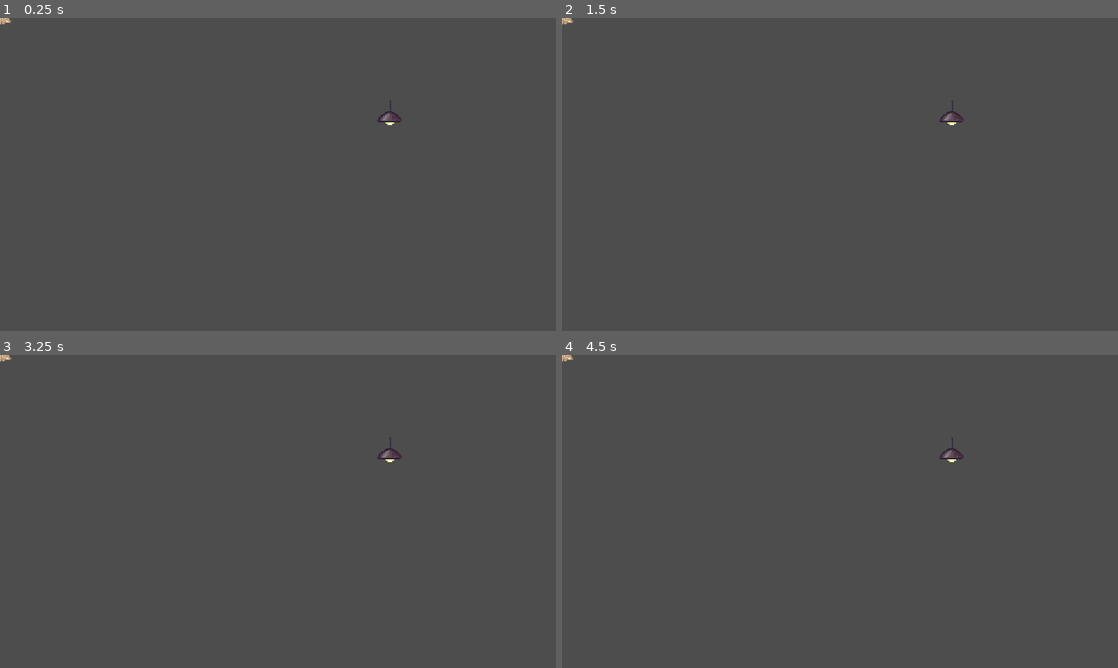
Above: before the commit, frames 1-4 (two rows, left to right).
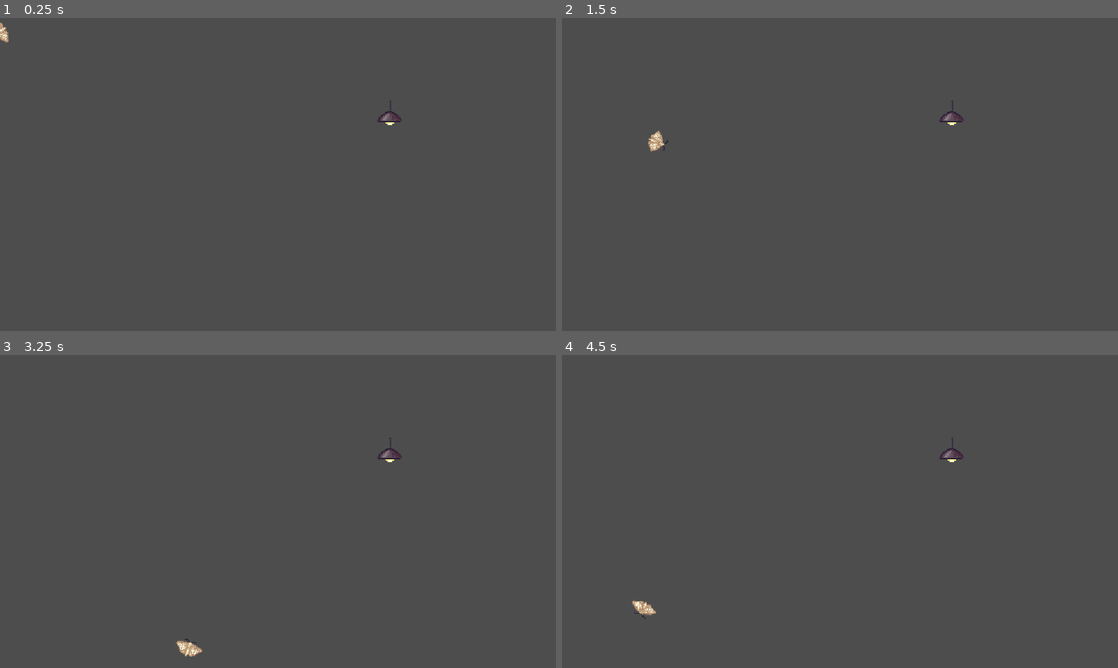
Above: after the commit, the same moments.

Repository: Vsbs14/Moth
Game: Godot game, scene res://Scenes/test.tscn
The game is run twice, just before and just after one commit, with the same random seed, the same clock (stepped at 60 frames per second) and the same inputs.
Inputs:
- Up to frame 1 (0.25 s): no input
- Up to frame 2 (1.5 s): hold D (move_right) 0.53-1.28 s; tap Space (resist) at 0.6, 1.35 s; hold Down (ui_down) from 1.28 s (still down)
- Up to frame 3 (3.25 s): release Down (ui_down) at 2.03 s; hold D (move_right) 2.03-2.78 s; tap Space (resist) at 2.1, 2.85 s; hold W (fly_up) from 2.78 s (still down)
- Up to frame 4 (4.5 s): release W (fly_up) at 3.53 s; hold A (move_left) from 3.53 s (still down); tap Space (resist) at 3.6, 4.35 s

The runs differ from the first frame. In frame 1, 0.1% of the frame differs, in the area x 0-2%, y 0-8%; in frame 2, 0.2%; in frame 3, 0.2%, in the area x 0-37%, y 0-97%; in frame 4, 0.2%.
Error before the commit: Parse Error: Variable "resist_charge_to_escape" has the same name as a previously declared variable. (res://Scripts/moth.gd:34)

Commit message:
Last update to moth movement

Diff:
--- a/moth/Scripts/moth.gd
+++ b/moth/Scripts/moth.gd
@@ -23,15 +23,13 @@
 
 @export_group("Light Pull")
 @export var pull_detect_radius := 400.0   # how far the moth "senses" lights
-@export var pull_accel := 900.0           # extra acceleration toward an attracting light (px/sec^2), added on top of normal flight -- does NOT lock out steering
-@export var pull_speed := 220.0           # how fast the moth gets dragged toward an attracting light (px/sec at full strength, ignores current movement)
+@export var pull_accel := 2600.0          # extra acceleration toward an attracting light (px/sec^2). Compare to climb/steer accel (~1200-1400 effective) -- needs to be clearly stronger to feel like a real fight
 @export var pull_altitude_scale := 0.002  # pull gets stronger the higher you climb
 
 @export_group("Resist")
 @export var resist_mash_decay := 0.6      # how fast resist charge drains per second while NOT mashing
 @export var resist_mash_gain := 0.22      # charge added per mash press
 @export var resist_charge_to_escape := 1.0 # charge at which pull is fully cancelled (0..1)
-@export var resist_charge_to_escape := 1.0 # charge needed (0..1) to fully cancel the pull
 
 var stamina := max_stamina
 var is_exhausted := false
@@ -48,6 +46,7 @@
 
 @onready var sprite: AnimatedSprite2D = $AnimatedSprite2D
 @onready var detect_area: Area2D = $LightDetectArea  # Area2D w/ CollisionShape2D radius = pull_detect_radius
+@onready var single_flap: AudioStreamPlayer2D = get_node_or_null("singleFlap")
 
 func _ready() -> void:
 	add_to_group("moth")
@@ -80,110 +79,50 @@
 	elif stamina >= max_stamina * 0.3:
 		is_exhausted = false
 
-	if is_being_pulled and not was_being_pulled:
-		resist_charge = 0.0
-		pull_started.emit()
-		print("[PULL] light detected, pull started -> ", nearest_light.name)
-	elif was_being_pulled and not is_being_pulled:
-		pull_ended.emit()
-		print("[PULL] out of range, pull ended")
-
-	_handle_resist(delta, is_being_pulled)
-
-	if is_being_pulled:
-		# While a light is pulling: the pull OVERRIDES normal flight. It happens
-		# regardless of what direction (or whether) the player is steering/
-		# climbing/diving. Mashing Resist is the only thing that fights it.
-		_apply_light_pull(nearest_light, delta)
+	var is_climbing := climb_pressed and not is_exhausted
+	var is_diving := dive_pressed and not is_climbing
+	var is_fluttering := not is_climbing and not is_diving
+
+	if is_climbing:
+		stamina = max(0.0, stamina - stamina_drain * delta)
 	else:
-		# 1. Stamina (Gated Recovery)
-		if stamina <= 0.0:
-			is_exhausted = true
-		elif stamina >= max_stamina * 0.3:
-			is_exhausted = false
+		stamina = min(max_stamina, stamina + stamina_regen * delta)
+
+	# TEMP: only plays if the singleFlap AudioStreamPlayer2D node exists in this scene
+	if single_flap and !Input.is_action_pressed("fly_up"):
+		single_flap.play()
 
 	# 2. Vertical Velocity -- normal flight control, always active
 	var target_vy: float
 	var y_accel: float
-		var is_climbing := climb_pressed and not is_exhausted
-		var is_diving := dive_pressed and not is_climbing
-		var is_fluttering := not is_climbing and not is_diving
-
-		if is_climbing:
-			stamina = max(0.0, stamina - stamina_drain * delta)
-		else:
-			stamina = min(max_stamina, stamina + stamina_regen * delta)
-
-		# 2. Vertical Velocity
-		var target_vy: float
-		var y_accel: float
+
+	if is_climbing:
+		target_vy = -climb_speed
+		y_accel = climb_accel
+	elif is_diving:
+		target_vy = dive_speed
+		y_accel = fall_accel * 1.5
+	else:
+		target_vy = glide_speed
+		y_accel = fall_accel
+
+	velocity.y = move_toward(
+		velocity.y,
+		target_vy,
+		y_accel * 100.0 * delta
+	)
 
 	# 3. Horizontal Speed -- player always keeps steering control; pull never
 	# locks this out. Pull is added afterward as an extra force, so it reads
 	# as "fighting a strong current," not losing control of the moth entirely.
 	var speed_mod := 1.4 if is_diving else (0.8 if is_climbing else 1.0)
 	var target_vx := steer_input * steer_speed * speed_mod
-		if is_climbing:
-			target_vy = -climb_speed
-			y_accel = climb_accel
-		elif is_diving:
-			target_vy = dive_speed
-			y_accel = fall_accel * 1.5
-		else:
-			target_vy = glide_speed
-			y_accel = fall_accel
-
-		velocity.y = move_toward(
-			velocity.y,
-			target_vy,
-			y_accel * 100.0 * delta
-		)
-
-		# 3. Horizontal Speed
-		var speed_mod := 1.4 if is_diving else (0.8 if is_climbing else 1.0)
-		var target_vx := steer_input * steer_speed * speed_mod
-
-		velocity.x = move_toward(
-			velocity.x,
-			target_vx,
-			steer_accel * 100.0 * delta
-		)
-
-		# 5. Rotation
-		var base_pitch := glide_pitch_deg
-
-		if is_climbing:
-			base_pitch = climb_pitch_deg
-		elif is_diving:
-			base_pitch = dive_pitch_deg
-
-		var bank := steer_input * bank_deg
-
-		if is_fluttering:
-			bank = -bank
-
-		var target_angle := deg_to_rad(base_pitch + bank)
-		var rotation_weight := 1.0 - exp(-rotation_smoothness * delta)
-
-		sprite.rotation = lerp_angle(
-			sprite.rotation,
-			target_angle,
-			rotation_weight
-		)
-
-		# 6. Procedural Squash & Stretch
-		var target_scale_y := 1.0
-		var target_scale_x := 1.0
-
-		if is_climbing:
-			target_scale_y = 1.15
-			target_scale_x = 0.88
-		elif is_diving:
-			target_scale_y = 1.25
-			target_scale_x = 0.80
-
-		sprite.scale.x = move_toward(sprite.scale.x, target_scale_x, 3.0 * delta)
-		sprite.scale.y = move_toward(sprite.scale.y, target_scale_y, 3.0 * delta)
+
+	velocity.x = move_toward(
+		velocity.x,
+		target_vx,
+		steer_accel * 100.0 * delta
+	)
 
 	# 3b. Light pull -- continuous extra force toward the light, added on top
 	# of whatever velocity normal flight controls just produced. Mashing
@@ -192,42 +131,6 @@
 	# dive even mid-pull -- no softlock, just a harder fight.
 	if is_being_pulled:
 		_apply_light_pull(nearest_light, delta)
-
-	# 5. Rotation
-	var base_pitch := glide_pitch_deg
-
-	if is_climbing:
-		base_pitch = climb_pitch_deg
-	elif is_diving:
-		base_pitch = dive_pitch_deg
-
-	var bank := steer_input * bank_deg
-
-	if is_fluttering:
-		bank = -bank
-
-	var target_angle := deg_to_rad(base_pitch + bank)
-	var rotation_weight := 1.0 - exp(-rotation_smoothness * delta)
-
-	sprite.rotation = lerp_angle(
-		sprite.rotation,
-		target_angle,
-		rotation_weight
-	)
-
-	# 6. Procedural Squash & Stretch
-	var target_scale_y := 1.0
-	var target_scale_x := 1.0
-
-	if is_climbing:
-		target_scale_y = 1.15
-		target_scale_x = 0.88
-	elif is_diving:
-		target_scale_y = 1.25
-		target_scale_x = 0.80
-
-	sprite.scale.x = move_toward(sprite.scale.x, target_scale_x, 3.0 * delta)
-	sprite.scale.y = move_toward(sprite.scale.y, target_scale_y, 3.0 * delta)
 
 	# 4. Direction
 	if is_being_pulled and resist_charge < resist_charge_to_escape:
@@ -244,74 +147,44 @@
 	elif steer_input != 0.0:
 		sprite.flip_h = steer_input < 0.0
 
+	# 5. Rotation
+	var base_pitch := glide_pitch_deg
+
+	if is_climbing:
+		base_pitch = climb_pitch_deg
+	elif is_diving:
+		base_pitch = dive_pitch_deg
+
+	var bank := steer_input * bank_deg
+
+	if is_fluttering:
+		bank = -bank
+
+	var target_angle := deg_to_rad(base_pitch + bank)
+	var rotation_weight := 1.0 - exp(-rotation_smoothness * delta)
+
+	sprite.rotation = lerp_angle(
+		sprite.rotation,
+		target_angle,
+		rotation_weight
+	)
+
+	# 6. Procedural Squash & Stretch
+	var target_scale_y := 1.0
+	var target_scale_x := 1.0
+
+	if is_climbing:
+		target_scale_y = 1.15
+		target_scale_x = 0.88
+	elif is_diving:
+		target_scale_y = 1.25
+		target_scale_x = 0.80
+
+	sprite.scale.x = move_toward(sprite.scale.x, target_scale_x, 3.0 * delta)
+	sprite.scale.y = move_toward(sprite.scale.y, target_scale_y, 3.0 * delta)
+
 	# 7. Animations
 	if climb_pressed and not is_exhausted:
-
-		# 3. Horizontal Speed
-		var speed_mod := 1.4 if is_diving else (0.8 if is_climbing else 1.0)
-		var target_vx := steer_input * steer_speed * speed_mod
-
-		velocity.x = move_toward(
-			velocity.x,
-			target_vx,
-			steer_accel * 100.0 * delta
-		)
-
-		# 5. Rotation
-		var base_pitch := glide_pitch_deg
-
-		if is_climbing:
-			base_pitch = climb_pitch_deg
-		elif is_diving:
-			base_pitch = dive_pitch_deg
-
-		var bank := steer_input * bank_deg
-
-		if is_fluttering:
-			bank = -bank
-
-		var target_angle := deg_to_rad(base_pitch + bank)
-		var rotation_weight := 1.0 - exp(-rotation_smoothness * delta)
-
-		sprite.rotation = lerp_angle(
-			sprite.rotation,
-			target_angle,
-			rotation_weight
-		)
-
-		# 6. Procedural Squash & Stretch
-		var target_scale_y := 1.0
-		var target_scale_x := 1.0
-
-		if is_climbing:
-			target_scale_y = 1.15
-			target_scale_x = 0.88
-		elif is_diving:
-			target_scale_y = 1.25
-			target_scale_x = 0.80
-
-		sprite.scale.x = move_toward(sprite.scale.x, target_scale_x, 3.0 * delta)
-		sprite.scale.y = move_toward(sprite.scale.y, target_scale_y, 3.0 * delta)
-
-	# 4. Direction
-	if is_being_pulled and resist_charge < resist_charge_to_escape:
-		var to_light_x: float = nearest_light.global_position.x - global_position.x
-		# Facing toward the light while being dragged in; flips to face away
-		# while actively mashing, as if straining against the pull. Reverts
-		# back to facing the light the instant mashing stops (if not escaped).
-		# Once fully escaped (charge maxed), this block is skipped entirely
-		# so the sprite straightens out and normal steering takes over facing.
-		if is_resisting:
-			sprite.flip_h = to_light_x > 0.0   # facing away from the light
-		else:
-			sprite.flip_h = to_light_x < 0.0   # facing toward the light
-	elif steer_input != 0.0:
-		sprite.flip_h = steer_input < 0.0
-
-	# 7. Animations
-	if is_being_pulled:
-		sprite.play("flutter")
-	elif climb_pressed and not is_exhausted:
 		sprite.play("climb")
 	else:
 		sprite.play("flutter")
@@ -358,23 +231,6 @@
 
 	if Engine.get_physics_frames() % 30 == 0:  # throttled so it doesn't spam every physics tick
 		print("[PULL] ", nearest.name, " | dist=", snapped(dist, 1.0), " accel=", snapped(accel, 1.0), " charge=", snapped(resist_charge, 0.01))
-	var speed: float = pull_speed * nearest.pull_strength * altitude_bonus
-
-	# Resisting scales the pull DOWN toward zero as charge builds up; at full
-	# charge (resist_charge_to_escape) the pull is fully cancelled and the
-	# moth is free to move normally again on the next frame it's out of range.
-	var resist_cancel: float = (resist_charge / max(resist_charge_to_escape, 0.001)) * (1.0 if is_resisting else 0.0)
-	resist_cancel = clamp(resist_cancel, 0.0, 1.0)
-	speed *= (1.0 - resist_cancel)
-
-	# Pull is a direct drag toward the light, ignoring whatever the player's
-	# steer/climb/dive input is doing -- it overrides velocity outright rather
-	# than adding a force on top of it, so it reads as "being reeled in" and
-	# not just "there's a headwind."
-	velocity = to_light.normalized() * speed
-
-	if Engine.get_physics_frames() % 30 == 0:  # throttled so it doesn't spam every physics tick
-		print("[PULL] moving toward ", nearest.name, " | dist=", snapped(dist, 1.0), " speed=", snapped(speed, 1.0), " resist_cancel=", snapped(resist_cancel, 0.01))
 
 
 func _get_nearest_attracting_light() -> Light:
@@ -402,11 +258,9 @@
 
 func die() -> void:
 	if is_dead:
-	if is_dead:
 		return
 	is_dead = true
 	velocity = Vector2.ZERO
 	sprite.play("death") if sprite.sprite_frames.has_animation("death") else sprite.stop()
 	get_tree().quit()  # TEMP: quit immediately on death for testing; swap for a proper respawn/game-over screen later
-	# GameState.respawn_at_checkpoint() or similar goes hereaa
 	# GameState.respawn_at_checkpoint() or similar goes here
